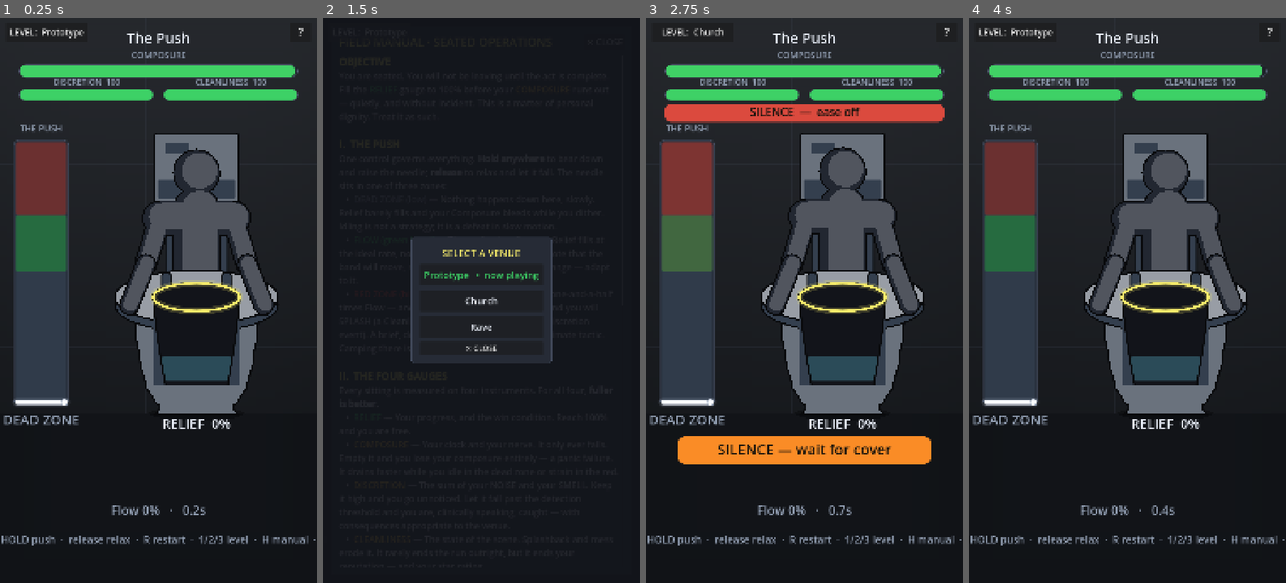
Above: before the commit, frames 1-4 (left to right).
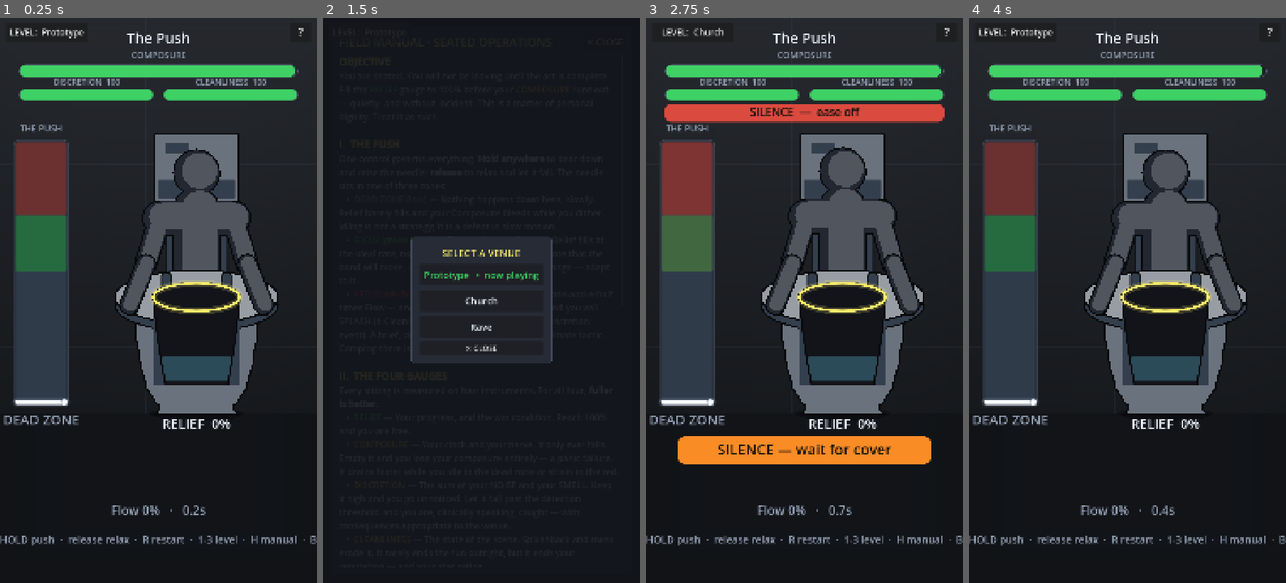
Above: after the commit, the same moments.

Repository: CodeMasterMike/poo-sim
Game: Godot game, scene res://scenes/sit/push_prototype.tscn
Same seed, same stepped clock (60 frames per second), same inputs: the game is played once before the commit and once after it.
Inputs:
- Up to frame 1 (0.25 s): no input
- Up to frame 2 (1.5 s): click "?" at 0.5 s; click "LEVEL: Prototype" at 1.25 s
- Up to frame 3 (2.75 s): click "Church" at 2 s
- Up to frame 4 (4 s): click "LEVEL: Church" at 2.75 s; click "Prototype" at 3.5 s

The runs differ from the first frame. In frame 1, 0.7% of the frame differs, in the area x 0-100%, y 91-94%; in frame 2, less than 0.1%; in frame 3, 0.7%; in frame 4, 0.7%.

Commit message:
Register a level in one place instead of six
A venue was spelled out in an enum on the Sit, a `match` that built it, a
second `match` that named it, the 1/2/3 key handlers, the HUD's footer
hint, and a sentence in the field manual. Adding the fourth meant finding
all six — and the two that are prose would have been found last, by a
player reading a manual that lists three venues on a screen offering four.

So the roster is data. LevelCatalog owns identity and how to build;
LevelDef still owns the tuning and the timeline. Levels stay GDScript
factories, because a timeline is a piece of writing and SimEvent is
RefCounted so it cannot be @exported anyway — the catalog is the index over
those factories, not a replacement for them.

The number keys are derived from roster position rather than a key per
level, so the fourth venue lands on the 4 key with no edit, and a roster
longer than nine stops handing out keys instead of misfiring. The HUD hint
reads the same range: a hint promising three keys on a build offering five
is worse than no hint, because a player trusts it.

LevelKind goes with it. The host now holds a stable `level_id`, which is
what a save file, a score record or a ghost would key off — so ids must
never be renamed to fix a typo in a display name, while order is
presentation only and safe to change.

An unknown id falls back to the first entry rather than returning null: a
stale @export or a save from an older build should drop you into a playable
level, not crash on a null LevelDef.

Co-Authored-By: Claude Opus 5 <noreply@anthropic.com>

Diff:
--- /dev/null
+++ b/scripts/content/level_catalog.gd
@@ -0,0 +1,125 @@
+class_name LevelCatalog
+extends RefCounted
+## The venue roster — the ONE place a level is registered.
+##
+## A level used to be spelled out in six places: an enum on the Sit, a `match` that
+## built it, a second `match` that named it, the 1/2/3 key handlers, the HUD's
+## footer hint, and a sentence in the field manual. Adding the fourth venue meant
+## finding all six, and the two that are prose would have been found last — by a
+## player reading a manual that lists three levels on a screen showing four.
+##
+## So the roster is data. Register an entry here and the venue appears in the
+## picker, on a number key, in the manual's controls list and in the HUD hint, with
+## no other edit anywhere. The catalog owns identity (id, display name) and how to
+## build the thing; LevelDef still owns the tuning and the timeline.
+##
+## Levels stay GDScript factories rather than .tres files on purpose — a timeline is
+## a piece of writing, and SimEvent is RefCounted so it can't be @exported anyway
+## (see LevelDef.timeline). The catalog is the index over those factories, not a
+## replacement for them.
+##
+## `id` is the stable name — it is what a save file, a score record or a ghost
+## would key off, so NEVER rename one to fix a typo in the display name. Order is
+## presentation only (the picker's order, and which number key selects it); it is
+## safe to reorder, and nothing may persist an index.
+##
+## Content only: nothing here reaches into scripts/sim/.
+
+
+## One registered venue: what to call it, and how to build it.
+##
+## `builder` takes the shared tuning base and returns a finished LevelDef, which is
+## the signature every level factory already had — so registering one is naming it,
+## not adapting it.
+class Entry extends RefCounted:
+	var id: StringName
+	var display_name: String
+	var builder: Callable
+
+	func _init(entry_id: StringName, name_shown: String, build_fn: Callable) -> void:
+		id = entry_id
+		display_name = name_shown
+		builder = build_fn
+
+
+## Built once, on first use. A plain `const` can't hold a Callable, and rebuilding
+## the array per call would hand out fresh Entry objects that compare unequal.
+static var _entries: Array = []
+
+
+## THE roster. Append to register a venue.
+static func entries() -> Array:
+	if _entries.is_empty():
+		_entries = [
+			Entry.new(&"greybox", "Prototype", Callable(LevelGreybox, "build")),
+			Entry.new(&"church", "Church", Callable(LevelChurch, "build")),
+			Entry.new(&"rave", "Rave", Callable(LevelRave, "build")),
+		]
+	return _entries
+
+
+static func size() -> int:
+	return entries().size()
+
+
+## The entry at a presentation index, or null if it is out of range.
+static func at(index: int) -> Entry:
+	var all := entries()
+	if index < 0 or index >= all.size():
+		return null
+	return all[index]
+
+
+static func find(id: StringName) -> Entry:
+	for entry in entries():
+		if entry.id == id:
+			return entry
+	return null
+
+
+## The presentation index of an id, or -1. The host holds an id, the picker holds
+## an index, and this is the only place the two are converted.
+static func index_of(id: StringName) -> int:
+	var all := entries()
+	for i in all.size():
+		if all[i].id == id:
+			return i
+	return -1
+
+
+## Display names in roster order — what the picker renders.
+static func names() -> PackedStringArray:
+	var out := PackedStringArray()
+	for entry in entries():
+		out.append(entry.display_name)
+	return out
+
+
+## The roster as one readable phrase, for prose that lists the venues (the field
+## manual's controls table). Generated so the copy can't fall behind the roster.
+static func names_joined(separator: String = " · ") -> String:
+	return separator.join(names())
+
+
+## Build a venue by id, on top of the shared tuning `base`. An unknown id falls back
+## to the first entry rather than returning null — a bad id in a save file or an
+## @export should drop you into a playable level, not a crash on a null LevelDef.
+static func build(id: StringName, base: LevelDef) -> LevelDef:
+	var entry := find(id)
+	if entry == null:
+		entry = at(0)
+	return entry.builder.call(base)
+
+
+## The id a given number key selects. Key 1 is the first entry. Returns an empty
+## StringName past the end of the roster, so a venue without a key is simply
+## unreachable that way rather than an error.
+static func id_for_slot(slot: int) -> StringName:
+	var entry := at(slot - 1)
+	return entry.id if entry != null else &""
+
+
+## How many number keys the roster actually uses — 1..9, since there is no key 10.
+## The HUD's hint reads this so it can't promise keys that select nothing.
+static func key_slots() -> int:
+	return mini(size(), 9)
--- a/scripts/systems/push_prototype.gd
+++ b/scripts/systems/push_prototype.gd
@@ -25,12 +25,13 @@
 ## Resource with @export fields. Leave `tuning_override` empty to use its
 ## defaults — the same values the test suites read — or assign a .tres to
 ## experiment without editing code.
-## Which level content to run. GREYBOX runs the shared tuning unmodified, so it's
-## the level that shows you what a tuning change did; CHURCH and RAVE are the two
-## cover-window levels (same system at opposite polarity). All three are built the
-## same way, from the same tuning base. Switch at runtime with the 1 / 2 / 3 keys.
-enum LevelKind { GREYBOX, CHURCH, RAVE }
-@export var level_kind: LevelKind = LevelKind.GREYBOX
+## Which venue to run, named by its LevelCatalog id.
+##
+## The roster lives in scripts/content/level_catalog.gd and is the only place a
+## level is registered: add an entry there and it appears in the picker, on a
+## number key, in the field manual and in the HUD hint with no edit here. An
+## unknown id falls back to the first entry rather than failing to build.
+@export var level_id: StringName = &"greybox"
 
 ## Leave EMPTY for normal play: tuning then comes from data/levels/base_tuning.tres
 ## via Tuning.base(), which is also what the test suites read — one source, so the
@@ -112,7 +113,7 @@
 	add_child(_manual)
 	_picker = LevelPicker.new()
 	add_child(_picker)
-	_picker.setup(_level_names(), _current_level_index())
+	_picker.setup(LevelCatalog.names(), _current_level_index())
 	_picker.level_chosen.connect(_on_level_chosen)
 	if auto_play:
 		_set_auto_play(true)
@@ -237,12 +238,14 @@
 			_reset()
 		elif event.keycode == KEY_B and event.pressed:
 			_set_auto_play(not auto_play)
-		elif event.keycode == KEY_1 and event.pressed:
-			_switch_level(LevelKind.GREYBOX)
-		elif event.keycode == KEY_2 and event.pressed:
-			_switch_level(LevelKind.CHURCH)
-		elif event.keycode == KEY_3 and event.pressed:
-			_switch_level(LevelKind.RAVE)
+		elif event.pressed:
+			# Number keys select a venue by its position in the roster. Derived from
+			# the catalog rather than a key per level, so registering the fourth
+			# venue puts it on the 4 key without an edit here — and a roster longer
+			# than nine simply stops handing out keys instead of misfiring.
+			var slot: int = event.keycode - KEY_0
+			if slot >= 1 and slot <= LevelCatalog.key_slots():
+				_switch_level(LevelCatalog.id_for_slot(slot))
 
 	# When the run is over, any fresh press retries.
 	if _state != null and _state.phase != SimState.Phase.PLAYING:
@@ -319,17 +322,12 @@
 ## Every venue is built the same way: take the shared tuning base, hand it to the
 ## level's factory, let the factory specialise it. The base used to reach only the
 ## grey-box, so tuning it left the Church and the Rave on the code defaults.
+##
+## WHICH factory is the catalog's business, not this node's. The `match` that used
+## to stand here was the second of six places a venue had to be named, and the one
+## most likely to be updated correctly while the other five drifted.
 func _build_level() -> LevelDef:
-	var base := _tuning_base()
-	match level_kind:
-		LevelKind.CHURCH:
-			# Quiet room, exposed by default — a swell shields you.
-			return LevelChurch.build(base)
-		LevelKind.RAVE:
-			# The Church's inverse — covered by default, hushes expose you.
-			return LevelRave.build(base)
-		_:
-			return LevelGreybox.build(base)
+	return LevelCatalog.build(level_id, _tuning_base())
 
 
 ## The shared tuning, or this scene's experiment override if one is assigned.
@@ -367,37 +365,22 @@
 	_hud.draw(_state, _level, _clock, _scheduler, _frame, auto_play, vp.x, vp.y)
 
 
-
-
-
-
-func _level_display_name(kind: int) -> String:
-	match kind:
-		LevelKind.CHURCH:
-			return "Church"
-		LevelKind.RAVE:
-			return "Rave"
-		_:
-			return "Prototype"
-
-
-## The venue roster, in enum order — what the picker renders. Data-driven off
-## LevelKind, so a new level appears in the picker with no change here.
-func _level_names() -> PackedStringArray:
-	var names := PackedStringArray()
-	for kind in LevelKind.values():
-		names.append(_level_display_name(kind))
-	return names
-
-
+## Where the currently-running venue sits in the roster — the one place the host's
+## id and the picker's index are converted into each other.
 func _current_level_index() -> int:
-	return LevelKind.values().find(level_kind)
+	return LevelCatalog.index_of(level_id)
 
 
 ## Switch venue and restart, keeping the picker button/highlight in sync. The one
-## path used by both the 1/2/3 keys and a picker tap.
-func _switch_level(kind: int) -> void:
-	level_kind = kind as LevelKind
+## path used by both the number keys and a picker tap.
+##
+## An empty id is ignored rather than reset to the first venue: it means a key was
+## pressed for a slot the roster doesn't fill, and the honest response to that is
+## to keep playing the level you were on.
+func _switch_level(id: StringName) -> void:
+	if id.is_empty():
+		return
+	level_id = id
 	_reset()
 	if _picker != null:
 		_picker.set_current(_current_level_index())
@@ -405,4 +388,6 @@
 
 func _on_level_chosen(index: int) -> void:
 	_manual.close()
-	_switch_level(LevelKind.values()[index])
+	var entry := LevelCatalog.at(index)
+	if entry != null:
+		_switch_level(entry.id)
--- a/scripts/ui/sit_hud.gd
+++ b/scripts/ui/sit_hud.gd
@@ -73,8 +73,7 @@
 	var fr := state.flow_ratio()
 	VectorDraw.text(_ci, font, "Flow %d%%   ·   %.1fs" % [int(round(fr * 100.0)), clock.elapsed],
 			0, int(h * 0.88), w, int(h * 0.022), TEXT_DIM)
-	VectorDraw.text(_ci, font, "HOLD push  ·  release relax  ·  R restart  ·  1/2/3 level  ·  H manual  ·  B autoplay",
-			0, int(h * 0.93), w, int(h * 0.018), TEXT_DIM)
+	VectorDraw.text(_ci, font, _controls_hint(), 0, int(h * 0.93), w, int(h * 0.018), TEXT_DIM)
 	if autoplay:
 		VectorDraw.text(_ci, font, "· AUTOPLAY ·", 0, int(h * 0.85), w, int(h * 0.020), GOAL)
 
@@ -482,6 +481,22 @@
 # style guide (red below half, through amber, to green) and it means nothing
 # outside a meter.
 
+## The one-line controls strip along the bottom.
+##
+## The venue-key span is DERIVED from the roster rather than written out. It read
+## "1/2/3 level" as a literal, which was one of six places a level had to be
+## registered — and a hint promising three keys on a screen offering five is worse
+## than no hint, because a player trusts it. A single-venue roster drops the span
+## entirely instead of advertising a key that selects what is already playing.
+func _controls_hint() -> String:
+	var parts := ["HOLD push", "release relax", "R restart"]
+	var slots := LevelCatalog.key_slots()
+	if slots > 1:
+		parts.append("1-%d level" % slots)
+	parts.append_array(["H manual", "B autoplay"])
+	return "  ·  ".join(parts)
+
+
 func _meter_color(v: float) -> Color:
 	var f := clampf(v / 100.0, 0.0, 1.0)
 	if f < 0.5:
--- /dev/null
+++ b/tests/test_level_catalog.gd
@@ -0,0 +1,111 @@
+@tool
+extends McpTestSuite
+## Guards the venue roster — the registry that replaced six hand-kept copies of
+## "which levels exist".
+##
+## The point of the catalog is that registering a level is ONE edit, so what these
+## tests actually protect is the claim that every consumer reads the same roster.
+## An entry that builds but has no name, or a number key that selects nothing,
+## would each have been a silent content bug.
+
+
+func suite_name() -> String:
+	return "catalog"
+
+
+## Every registered venue must actually build. The builder is a Callable to a
+## static factory, which nothing checks at parse time — a renamed or removed
+## `build` would sail through until someone picked that level in the picker.
+func test_every_entry_builds_a_playable_level() -> void:
+	assert_gt(LevelCatalog.size(), 0, "the roster is empty")
+	for entry in LevelCatalog.entries():
+		var level: LevelDef = entry.builder.call(Tuning.base())
+		assert_true(level is LevelDef,
+				"%s's builder returned %s, not a LevelDef" % [entry.id, level])
+		assert_false(level.flow_bands.is_empty(),
+				"%s built with no Flow band — it would be unplayable" % entry.id)
+
+
+## build() by id is the path the host uses, and it must agree with calling the
+## builder directly.
+func test_build_by_id_matches_the_entry() -> void:
+	for entry in LevelCatalog.entries():
+		var level := LevelCatalog.build(entry.id, Tuning.base())
+		assert_true(level is LevelDef, "%s failed to build by id" % entry.id)
+
+
+## A fresh LevelDef per build, never a shared one. resolve_timeline() fixes trigger
+## points IN PLACE, so a shared instance would carry one run's jitter into the next
+## — the exact trap Tuning.base() exists to avoid, one layer up.
+func test_each_build_is_a_fresh_level() -> void:
+	var a := LevelCatalog.build(LevelCatalog.at(0).id, Tuning.base())
+	var b := LevelCatalog.build(LevelCatalog.at(0).id, Tuning.base())
+	assert_ne(a.get_instance_id(), b.get_instance_id(),
+			"two builds handed back the same LevelDef instance")
+
+
+## ids are what a save file, a score record or a ghost would key off, so a
+## duplicate would silently merge two venues' records.
+func test_ids_are_unique_and_non_empty() -> void:
+	var seen := {}
+	for entry in LevelCatalog.entries():
+		assert_false(String(entry.id).is_empty(), "an entry has an empty id")
+		assert_false(seen.has(entry.id), "duplicate level id: %s" % entry.id)
+		seen[entry.id] = true
+
+
+## Display names reach the picker; a blank one renders as an unlabelled button.
+func test_every_entry_has_a_display_name() -> void:
+	assert_eq(LevelCatalog.names().size(), LevelCatalog.size(),
+			"names() and the roster disagree on how many venues there are")
+	for entry in LevelCatalog.entries():
+		assert_false(entry.display_name.strip_edges().is_empty(),
+				"%s has no display name" % entry.id)
+
+
+## The host holds an id, the picker holds an index. Round-tripping is the only
+## thing keeping the highlighted button and the running level in agreement.
+func test_index_and_id_round_trip() -> void:
+	for i in LevelCatalog.size():
+		var entry := LevelCatalog.at(i)
+		assert_eq(LevelCatalog.index_of(entry.id), i,
+				"%s round-tripped to the wrong index" % entry.id)
+
+
+## Out-of-range lookups return null rather than throwing — the picker and the
+## number keys both index by position and must not be able to crash the host.
+func test_out_of_range_lookups_are_null() -> void:
+	assert_eq(LevelCatalog.at(-1), null, "a negative index should be null")
+	assert_eq(LevelCatalog.at(LevelCatalog.size()), null, "one past the end should be null")
+	assert_eq(LevelCatalog.find(&"no_such_venue"), null, "an unknown id should be null")
+	assert_eq(LevelCatalog.index_of(&"no_such_venue"), -1, "an unknown id should index -1")
+
+
+## An unknown id must still hand back a playable level. A bad id can arrive from a
+## stale @export or a save file written by an older build, and dropping the player
+## into the first venue beats crashing on a null LevelDef.
+func test_an_unknown_id_falls_back_to_a_playable_level() -> void:
+	var level := LevelCatalog.build(&"deleted_venue", Tuning.base())
+	assert_true(level is LevelDef, "an unknown id must still build something")
+	assert_false(level.flow_bands.is_empty(), "the fallback level must be playable")
+
+
+## Number keys are handed out by position, 1-based, and stop at 9 — there is no
+## key 10, and a key that selects nothing is worse than no key.
+func test_number_key_slots_map_onto_the_roster() -> void:
+	assert_eq(LevelCatalog.key_slots(), mini(LevelCatalog.size(), 9),
+			"the key range should cover the roster, capped at 9")
+	for slot in range(1, LevelCatalog.key_slots() + 1):
+		assert_eq(LevelCatalog.id_for_slot(slot), LevelCatalog.at(slot - 1).id,
+				"key %d selected the wrong venue" % slot)
+	assert_eq(LevelCatalog.id_for_slot(0), &"", "there is no key 0")
+	assert_eq(LevelCatalog.id_for_slot(LevelCatalog.size() + 1), &"",
+			"a key past the roster must select nothing")
+
+
+## The manual's controls table is generated from this, so it can't fall behind.
+func test_names_joined_lists_every_venue() -> void:
+	var joined := LevelCatalog.names_joined()
+	for entry in LevelCatalog.entries():
+		assert_true(joined.contains(entry.display_name),
+				"%s is missing from the joined roster" % entry.display_name)
Not shown, added: scripts/content/level_catalog.gd.uid
Not shown, added: tests/test_level_catalog.gd.uid
